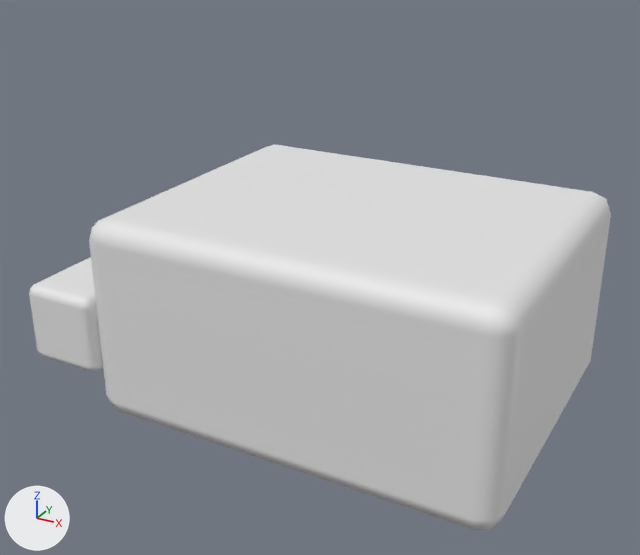
Renders of the OBJ model gunsmod/src/main/resources/assets/gunsmod/models/entity/airdef/aa_zu23/head.obj from each side of a commit.
Both versions are drawn from a camera (50 mm lens) standing at (1.576, -2.701, 1.964) and looking at (0.415, -0.59, 0.909). The axes (+X, +Y, +Z) are drawn at lower left. The lights are the same throughout. The older version comes first. Materials are left out; every surface is plain grey. Where no turn or scale is listed for an object, it has been applied to the vertices.

The first picture shows 'head'.
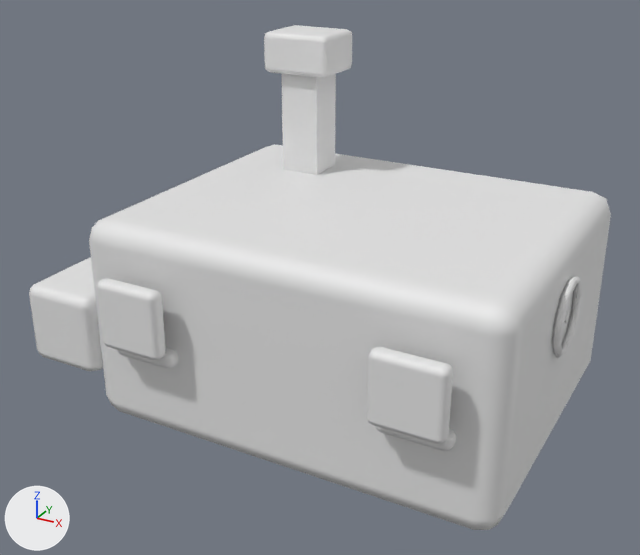
Where the change shows, as pixel boxes [x1, y1, x2, y2] in the pictures (640 x 555 px):
'head', reshaped (31% taller): before [29, 144, 611, 530]; after [29, 25, 611, 530]
part 1 of me_head, added: after [116, 347, 178, 368]
part 2 of me_head, added: after [96, 278, 166, 360]
part 3 of me_head, added: after [376, 426, 456, 451]
part 4 of me_head, added: after [367, 347, 453, 444]
part 5 of me_head, added: after [282, 74, 336, 175]
part 6 of me_head, added: after [264, 25, 352, 78]
part 7 of me_head, added: after [552, 277, 583, 358]

Diff of the bpy script that builds the scene:
```diff
--- a/gunsmod/src/main/resources/assets/gunsmod/models/entity/airdef/aa_zu23/head.obj.py
+++ b/gunsmod/src/main/resources/assets/gunsmod/models/entity/airdef/aa_zu23/head.obj.py
@@ me_head @@
 # used by ob_head; location = (0.0, 0.0, 0.0)
-me_head.from_pydata(...)  # 112 vertices, 108 faces; spans x -0.38..1.12, y -1.0..0.0, z 0.5..1.13
+me_head.from_pydata(...)  # 524 vertices, 497 faces; spans x -0.38..1.15, y -1.09..0.0, z 0.5..1.56
+# me_head part 1: the loose piece of 56 vertices spanning x -0.12..1.12, y -1.0..0.0, z 0.5..1.13 is copied, and the copy is scaled about its middle by (0.152, 0.193, 0.0534), then moved by (-0.41, -0.44, -0.04); it spans x -0.01..0.19, y -1.04..-0.84, z 0.75..0.8
+# me_head part 2: the loose piece of 56 vertices spanning x -0.38..-0.12, y -1.0..-0.62, z 0.63..0.88 is copied, and the copy is scaled about its middle by (0.83, 0.0867, 0.83), then moved by (0.34, -0.25, 0.15); it spans x -0.01..0.19, y -1.09..-1.04, z 0.8..1.0
+# me_head part 3: the loose piece of 56 vertices spanning x -0.12..1.12, y -1.0..0.0, z 0.5..1.13 is copied, and the copy is scaled about its middle by (0.152, 0.193, 0.0534), then moved by (0.41, -0.44, -0.04); it spans x 0.81..1.01, y -1.04..-0.84, z 0.75..0.8
+# me_head part 4: the loose piece of 56 vertices spanning x -0.38..-0.12, y -1.0..-0.62, z 0.63..0.88 is copied, and the copy is scaled about its middle by (0.83, 0.0867, 0.83), then moved by (1.16, -0.25, 0.15); it spans x 0.81..1.01, y -1.09..-1.04, z 0.8..1.0
+# me_head part 5: a new loose piece, a box spanning x 0.12..0.25, y -0.31..-0.19, z 1.12..1.44
+# me_head part 6: the loose piece of 56 vertices spanning x -0.12..1.12, y -1.0..0.0, z 0.5..1.13 is copied, and the copy is scaled about its middle by (0.173, 0.179, 0.188), then moved by (-0.31, 0.25, 0.69); it spans x 0.08..0.3, y -0.34..-0.16, z 1.44..1.56
+# me_head part 7: a new loose piece of 40 vertices spanning x 1.12..1.15, y -0.67..-0.46, z 0.83..1.05
+# other edits to the shape of me_head do not show in these pictures
```
